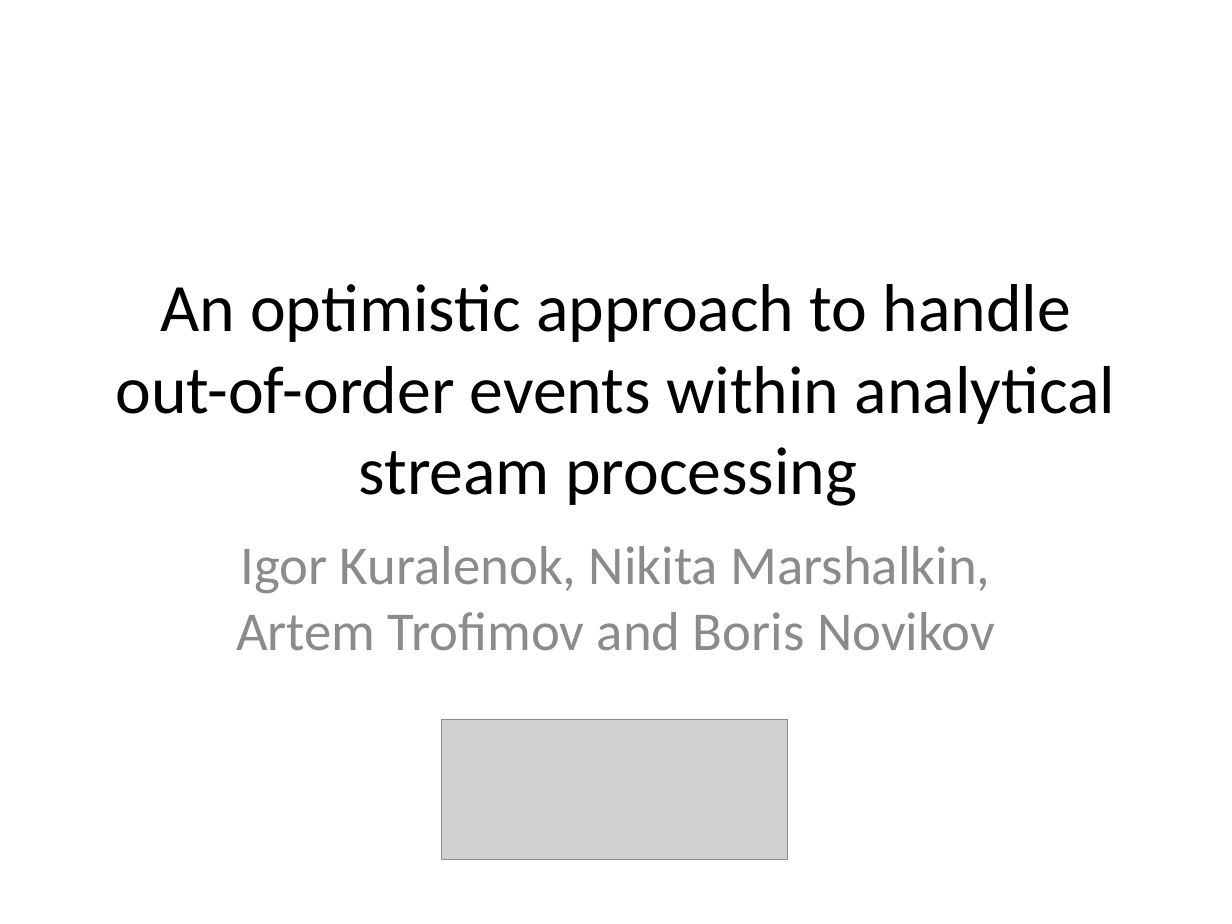
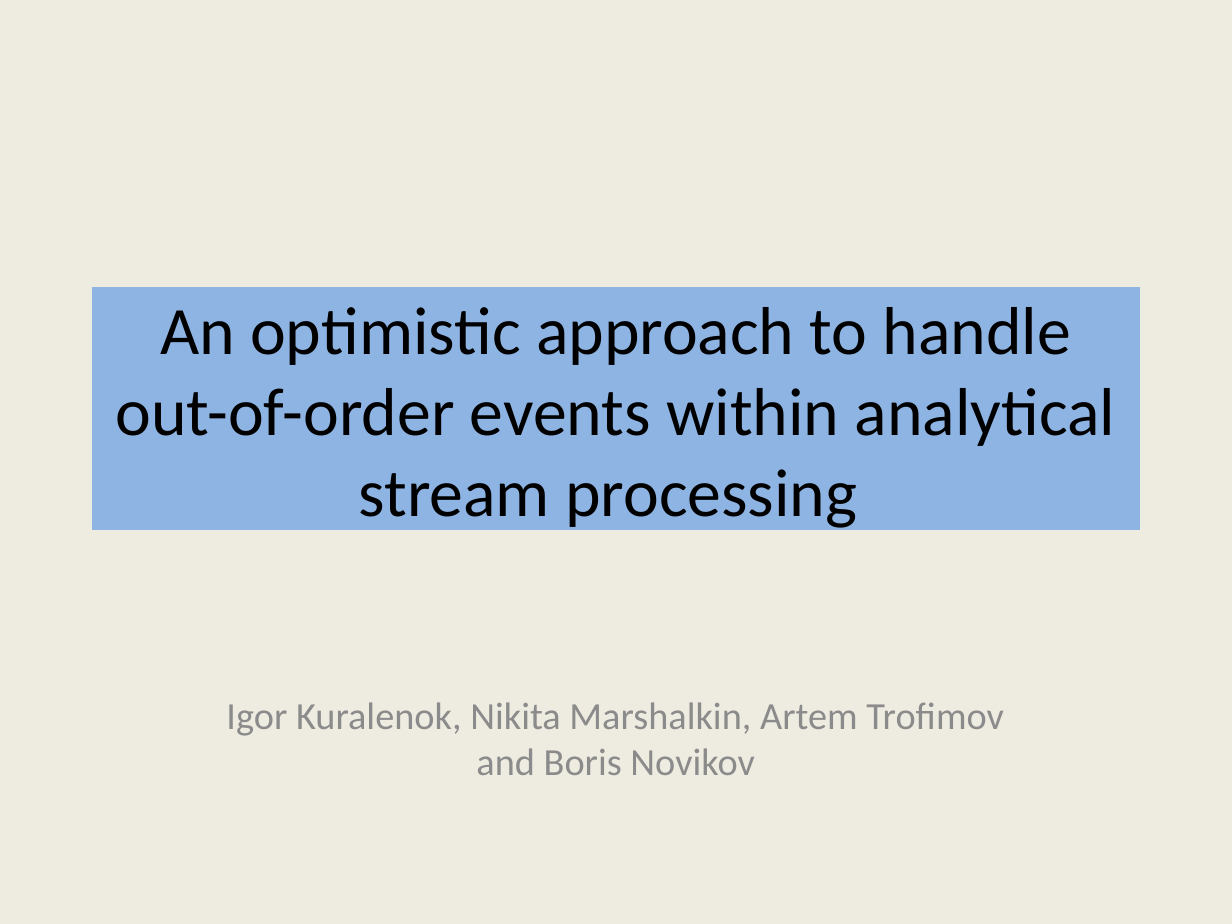
Before and after one commit to flame-stream/Papers, a slide deck: slide 1 of 2018/invalidation/slides.pptx. Drawn at 1232x924 pixels with LibreOffice and Linux fonts; fonts in the diff are those of the drawing; grey boxes stand for pictures; background and template pictures are left out. Boxes give left, top, right and bottom in pixels: in the first picture for what was removed or moved away, otherwise in the second. Text is boxed around its words. In the diff, an @@ line names an element or a change of style, - is before the commit and + after.

Commit message:
Update slides style

```diff
--- a/2018/invalidation/slides.pptx
+++ b/2018/invalidation/slides.pptx
@@ background #FFFFFF to #EEECE1 @@
@@ title "An optimistic approach to handle ...": place and size @@
-title "An optimistic approach to handle ..." at <box>116,284,1116,506</box>
+title "An optimistic approach to handle ..." at <box>92,287,1140,530</box>
@@ title "An optimistic approach to handle ..." at <box>92,287,1140,530</box>: fill none to #8EB4E3; outline none to #8EB4E3 0.75 pt @@
@@ subtitle "Igor Kuralenok, Nikita Marshalkin, Artem ...": place and size @@
-subtitle "Igor Kuralenok, Nikita Marshalkin, Artem ..." at <box>236,546,995,651</box>
+subtitle "Igor Kuralenok, Nikita Marshalkin, Artem ..." at <box>226,702,1004,775</box>
@@ subtitle "Igor Kuralenok, Nikita Marshalkin, Artem ..." at <box>226,702,1004,775</box>: size 32 to 22.4 pt; less space between paragraphs @@
@@ picture removed at <box>441,719,787,860</box> @@
```
Also in this commit, not shown: 20 other slides changed.
